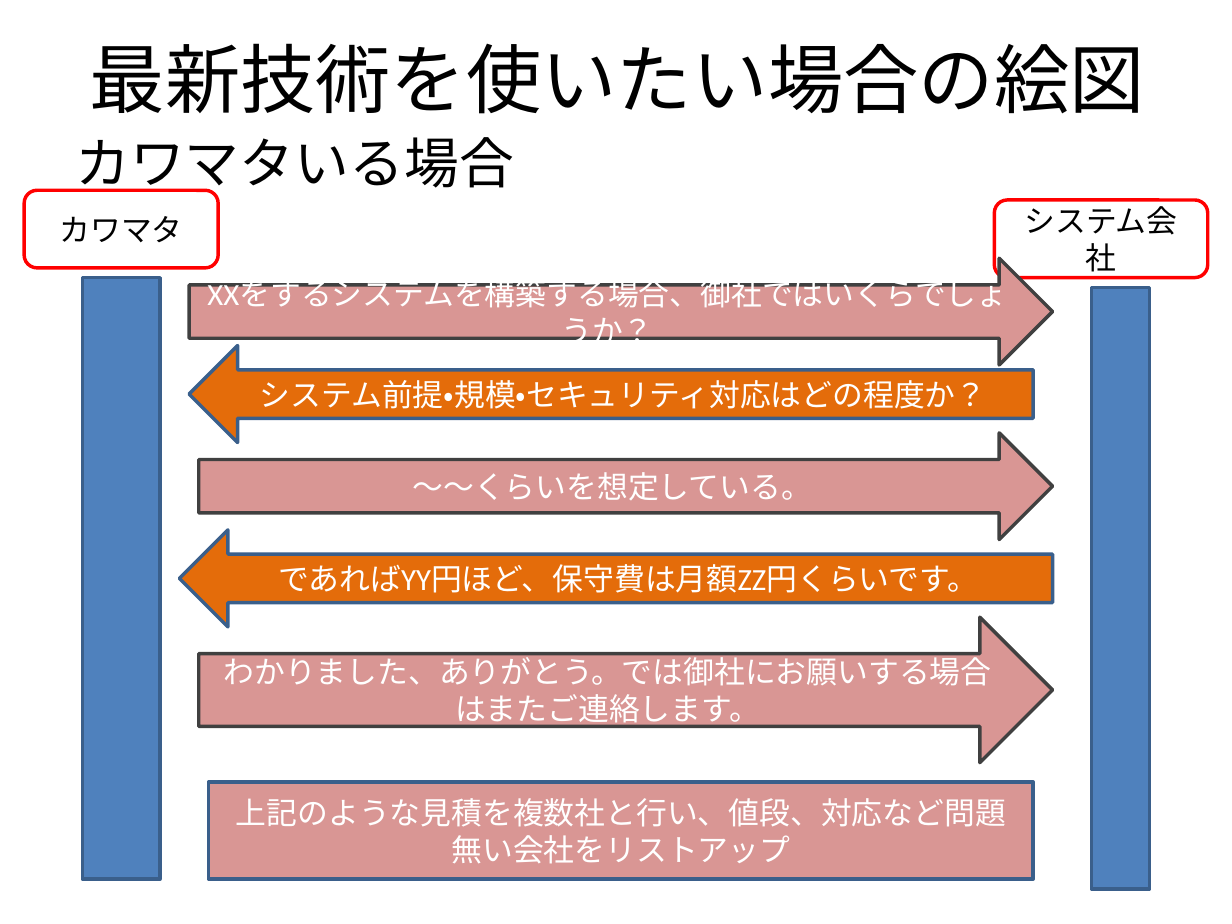
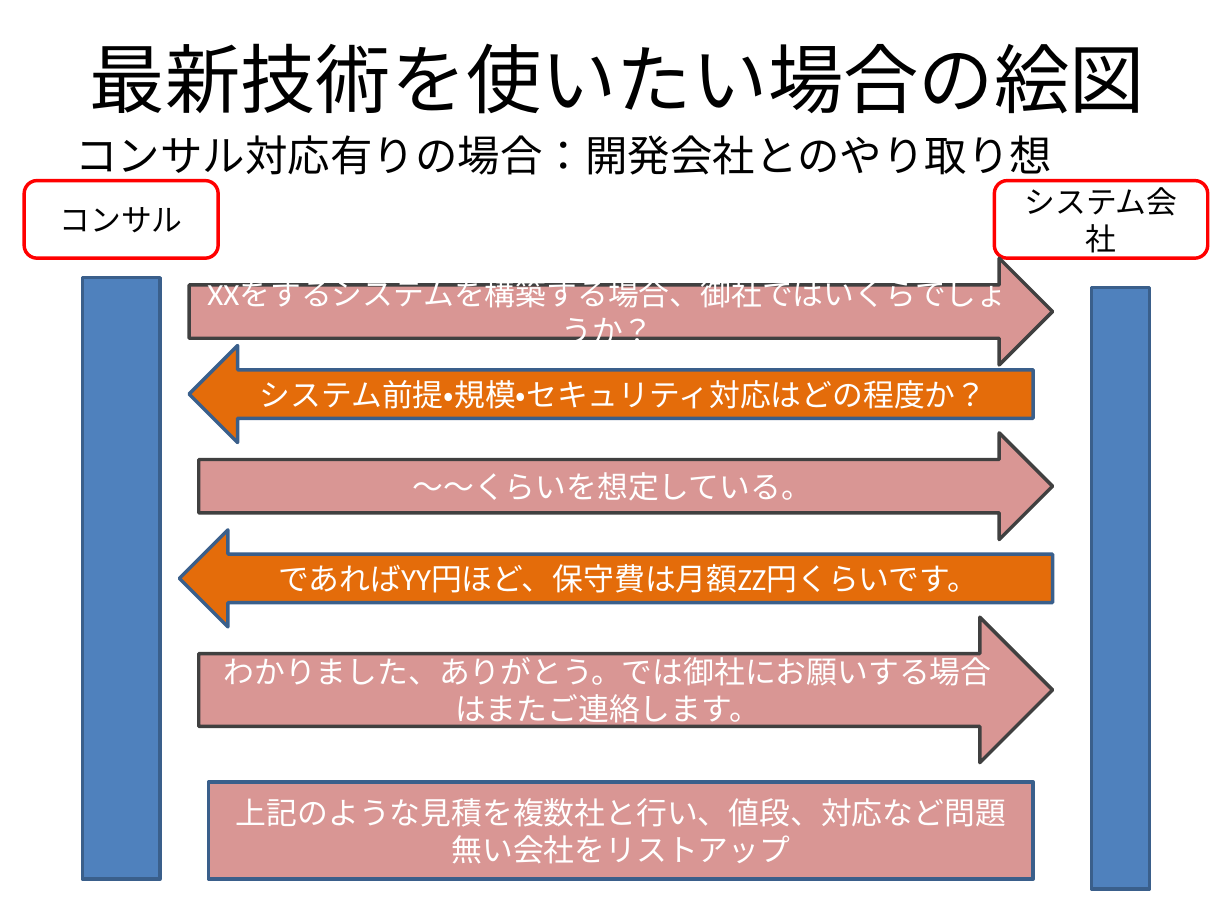
Before and after one commit to tasto/util, a slide deck: slide 15 of 資料/福祉ITコンサルの可能性について.pptx (slide 10 before the commit). Drawn at 1232x924 pixels with LibreOffice and Linux fonts; fonts in the diff are those of the drawing. Boxes give left, top, right and bottom in pixels: in the first picture for what was removed or moved away, otherwise in the second. Text is boxed around its words. In the diff, an @@ line names an element or a change of style, - is before the commit and + after.

```diff
--- a/資料/福祉ITコンサルの可能性について.pptx
+++ b/資料/福祉ITコンサルの可能性について.pptx
@@ text at box(75, 135, 1052, 232): text changed; size 32 to 24.8 pt @@
-カワマタいる場合
+コンサル対応有りの場合：開発会社とのやり取り想定
@@ rounded rectangle "コンサル": place and size @@
-rounded rectangle "コンサル" at box(25, 191, 218, 269)
+rounded rectangle "コンサル" at box(25, 181, 218, 259)
@@ text in rounded rectangle at box(60, 207, 183, 233): text changed @@
-カワマタ
+コンサル
@@ rounded rectangle "システム会社": place and size @@
-rounded rectangle "システム会社" at box(994, 200, 1207, 277)
+rounded rectangle "システム会社" at box(994, 181, 1207, 259)
```
Also in this commit, not shown: 9 other slides changed, 11 slides added, 1 slide removed.
